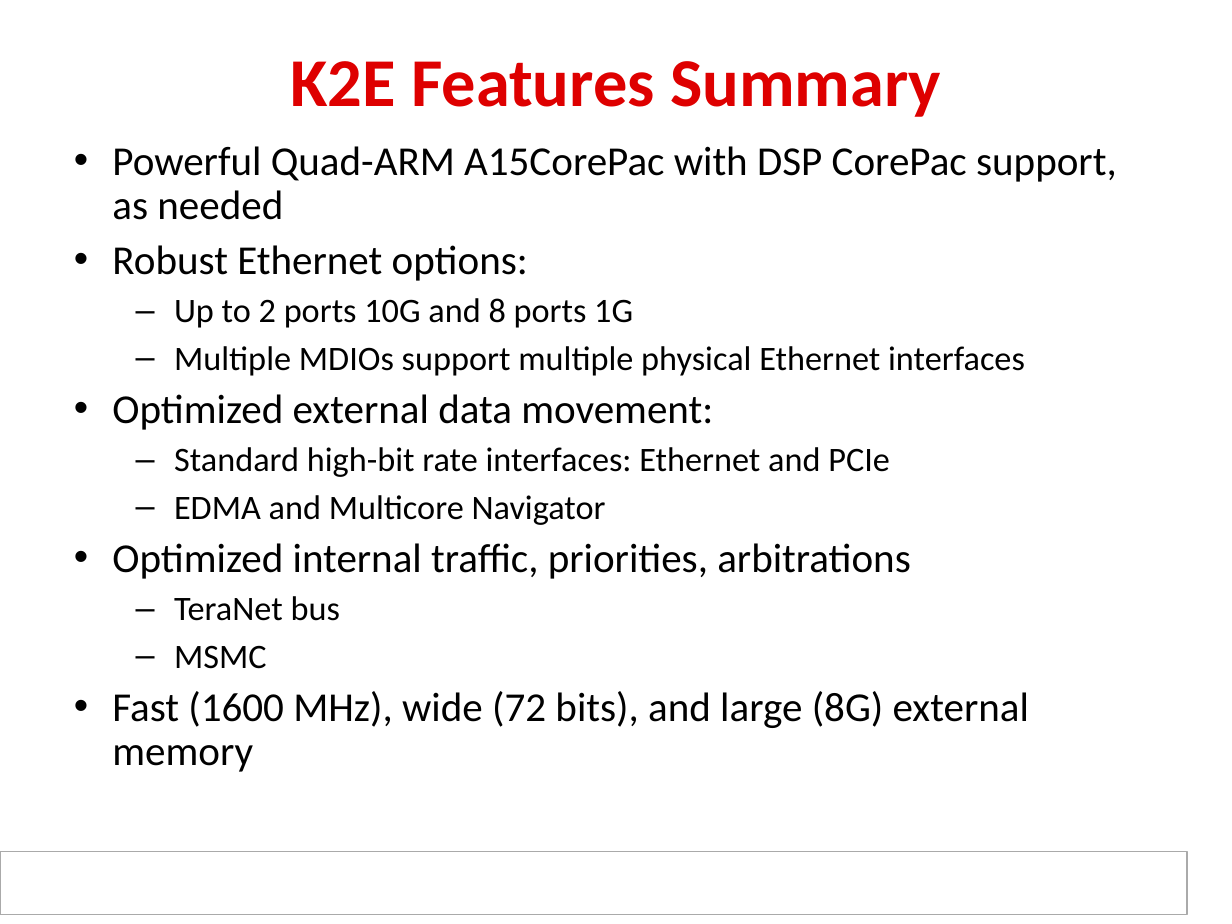
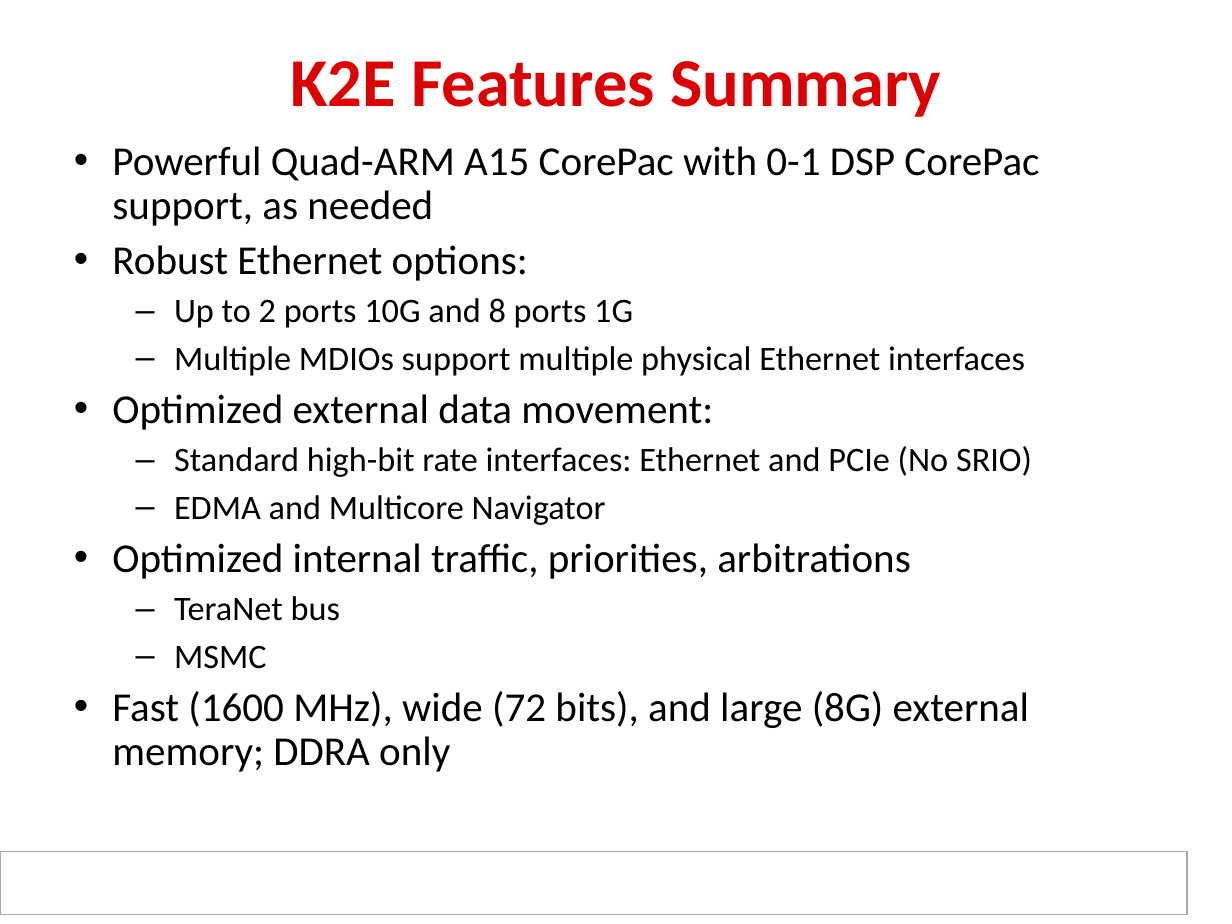
Before and after one commit to hari1989/keystone-workshop, a slide deck: slide 10 of slides/KeyStone_Edison.pptx (slide 11 before the commit). Drawn at 1232x924 pixels with LibreOffice and Linux fonts; fonts in the diff are those of the drawing; background and template pictures are left out. Boxes give left, top, right and bottom in pixels: in the first picture for what was removed or moved away, otherwise in the second. Text is boxed around its words. In the diff, an @@ line names an element or a change of style, - is before the commit and + after.

```diff
--- a/slides/KeyStone_Edison.pptx
+++ b/slides/KeyStone_Edison.pptx
@@ text at bbox=[112, 146, 1039, 226]: text changed @@
-  • Powerful Quad-ARM A15CorePac with DSP CorePac support, as needed
+  • Powerful Quad-ARM A15 CorePac with 0-1 DSP CorePac support, as needed
@@ text at bbox=[174, 446, 1032, 477]: text changed @@
-  – Standard high-bit rate interfaces: Ethernet and PCIe
+  – Standard high-bit rate interfaces: Ethernet and PCIe (No SRIO)
@@ text at bbox=[112, 691, 1029, 772]: text changed @@
-  • Fast (1600 MHz), wide (72 bits), and large (8G) external memory
+  • Fast (1600 MHz), wide (72 bits), and large (8G) external memory; DDRA only
```
Also in this commit, not shown: 12 other slides changed.
